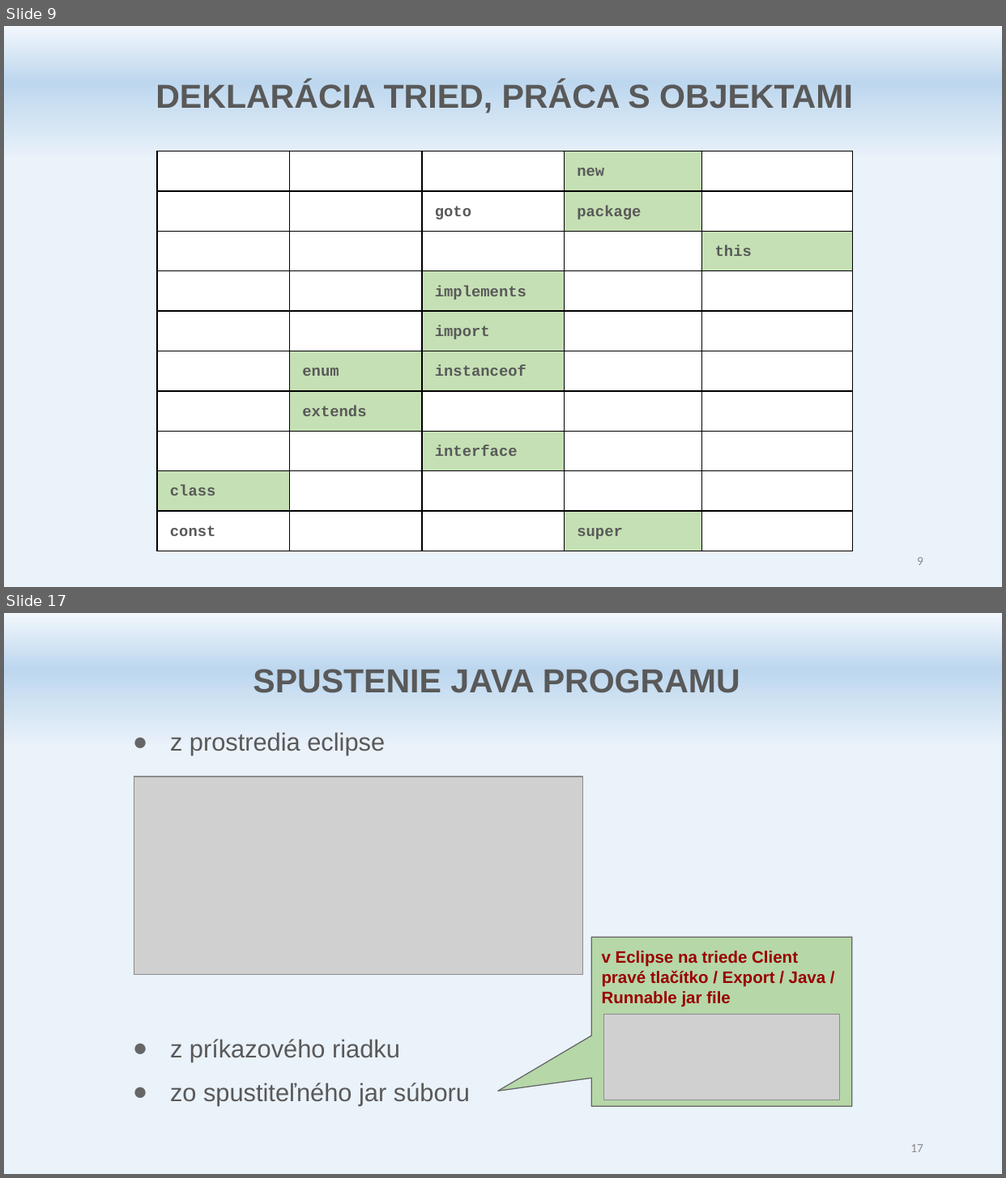
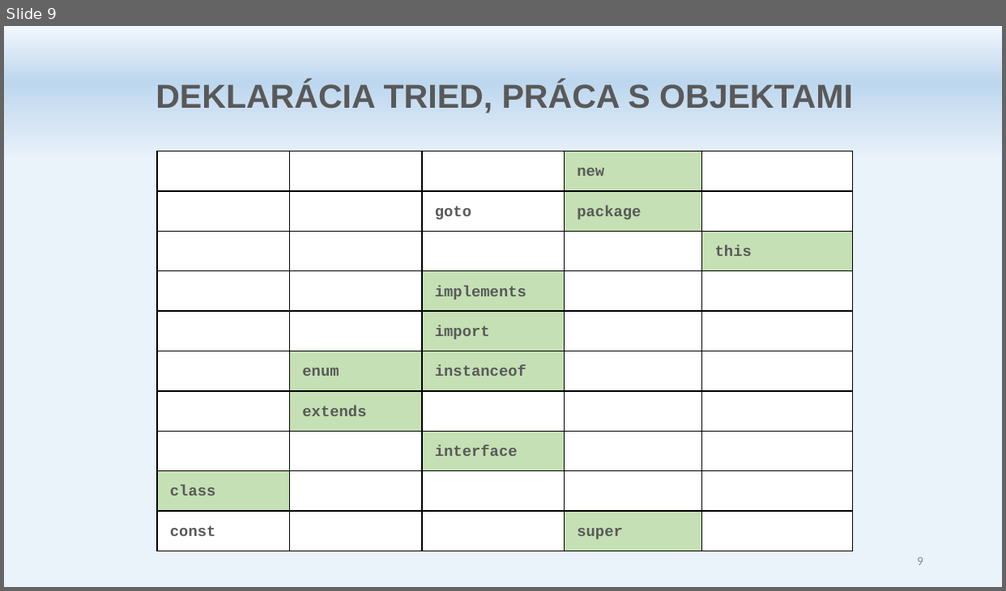
Before and after one commit to marekITLearning/java1, a slide deck: doc/Java ITL C - HowTo.pptx. Shown one above the other, each under a label of ours: slides 9 and 17 before the commit, slide 9 after it; the slides between them are not shown. The pictures are 1006x1178 and 1006x591 pixels, drawn with LibreOffice and Linux fonts; fonts in the diff are those of the drawing; grey boxes stand for pictures. Boxes give left, top, right and bottom in pixels: in the first picture for what was removed or moved away, otherwise in the second. Text is boxed around its words. In the diff, an @@ line names an element or a change of style, - is before the commit and + after.

```diff
--- a/doc/Java ITL C - HowTo.pptx
+++ b/doc/Java ITL C - HowTo.pptx
@@ slide 17 removed at [4,613,1002,1174], background gradient #F2F7FC to #BDD7EE to #EAF2FA @@
@@ text removed at [253,669,740,693] @@
-SPUSTENIE JAVA PROGRAMU
@@ text removed at [170,732,470,1105] @@
-● z prostredia eclipse
-● z príkazového riadku
-● zo spustiteľného jar súboru
@@ picture removed at [134,777,583,975] @@
@@ speech box removed at [592,937,852,1107] @@
-v Eclipse na triede Client pravé tlačítko / Export / Java / Runnable jar file
@@ picture removed at [603,1014,839,1100] @@
@@ page number removed at [910,1144,923,1152] @@
-17
```
Also in this commit, not shown: 7 other slides removed, 21 other files.
